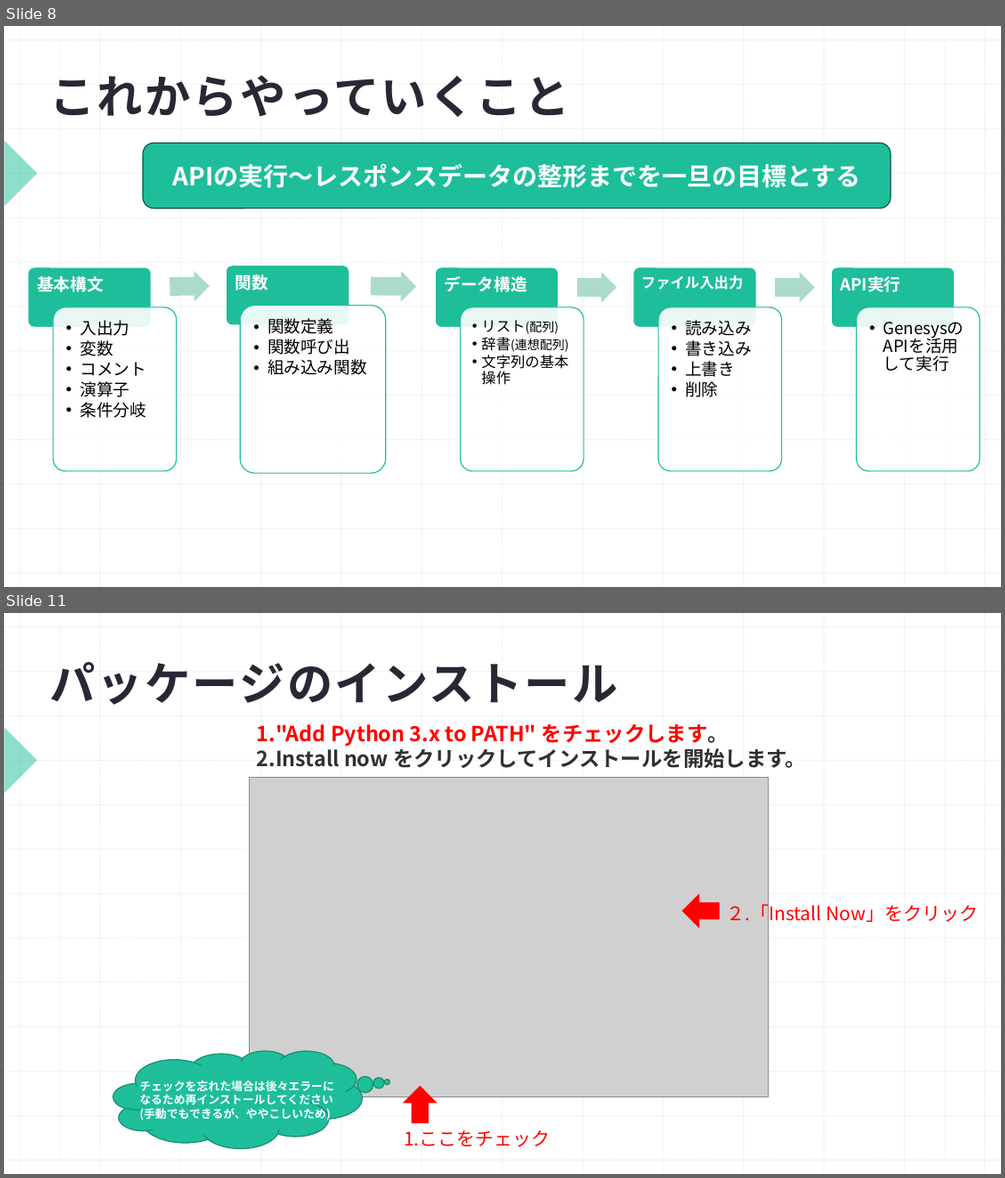
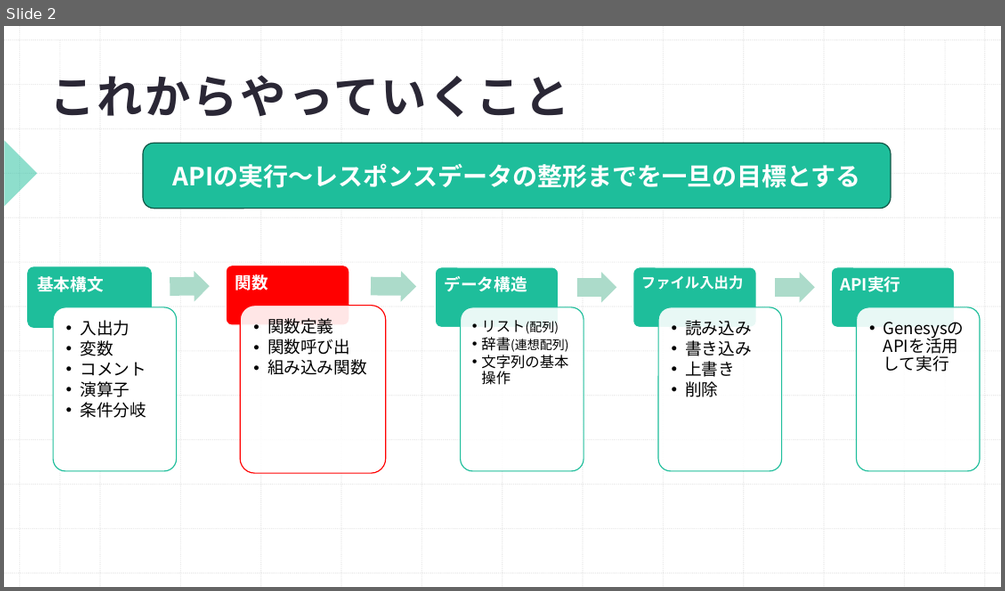
Before and after one commit to Shohei1129/Python_traning, a slide deck: プログラミング勉強会Python編(3.関数).pptx. Shown one above the other, each under a label of ours: slides 8 and 11 before the commit, slide 2 after it; the slides between them are not shown. The pictures are 1005x1178 and 1005x591 pixels, drawn with LibreOffice and Linux fonts; fonts in the diff are those of the drawing; grey boxes stand for pictures. Boxes give left, top, right and bottom in pixels: in the first picture for what was removed or moved away, otherwise in the second. Text is boxed around its words. In the diff, an @@ line names an element or a change of style, - is before the commit and + after.

```diff
--- a/プログラミング勉強会Python編(3.関数).pptx
+++ b/プログラミング勉強会Python編(3.関数).pptx
@@ slide 11 removed at (x1=4, y1=613, x2=1001, y2=1174), background #FFFFFF; not listed: 29 template elements that a slide beside it also shows @@
@@ title removed at (x1=49, y1=662, x2=617, y2=705) @@
-パッケージのインストール
@@ text removed at (x1=257, y1=724, x2=806, y2=768) @@
-1. "Add Python 3.x to PATH" をチェックします。
-2. Install now をクリックしてインストールを開始します。
@@ picture removed at (x1=250, y1=778, x2=769, y2=1097) @@
@@ up arrow removed at (x1=682, y1=894, x2=719, y2=926) @@
@@ text removed at (x1=726, y1=901, x2=978, y2=925) @@
-２.「Install Now」をクリック
@@ thought cloud removed at (x1=113, y1=1051, x2=362, y2=1149) @@
@@ text removed at (x1=139, y1=1080, x2=334, y2=1121) @@
-チェックを忘れた場合は後々エラーになるため再インストールしてください
-(手動でもできるが、ややこしいため)
@@ up arrow removed at (x1=404, y1=1086, x2=437, y2=1122) @@
@@ text removed at (x1=404, y1=1130, x2=550, y2=1147) @@
-1.ここをチェック
@@ what was slide 8 is now slide 2 @@
@@ slide 2 changed as well @@
@@ rounded rectangle at (x1=226, y1=265, x2=349, y2=325): fill #1EBE9B to #FF0000 @@
@@ rounded rectangle at (x1=28, y1=267, x2=152, y2=328): outline #FFFFFF 1 pt to #1EBE9B 1 pt @@
@@ rounded rectangle at (x1=53, y1=307, x2=177, y2=471): fill #FFFFFF at 90% opacity to #FFFFFF @@
@@ rounded rectangle at (x1=241, y1=305, x2=386, y2=473): outline #1EBE9B 1 pt to #FF0000 1 pt @@
```
Also in this commit, not shown: 1 other slide changed, 11 slides added, 22 other slides removed.
